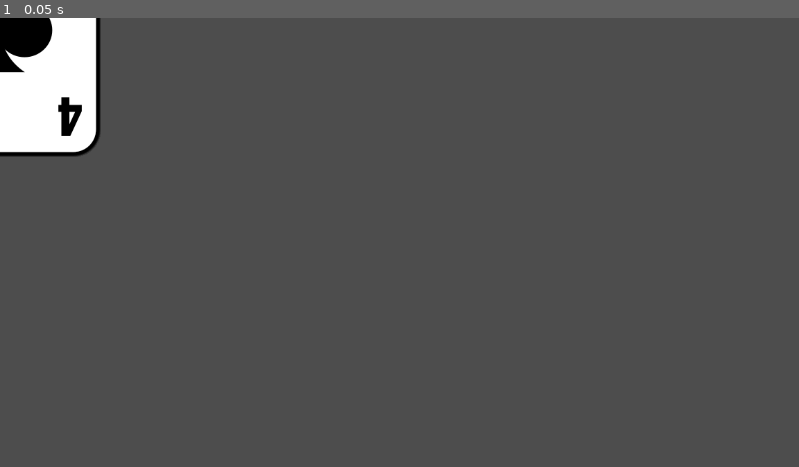
Above: before the commit, frame 1.
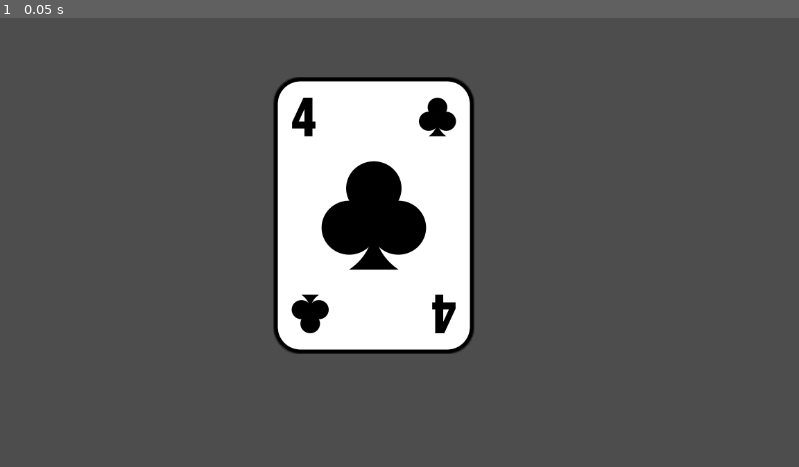
Above: after the commit, the same moment.

Repository: Wall-Dough/playing-card-engine
Game: Godot game, scene res://tableau.tscn
Same seed, same stepped clock (60 frames per second), same inputs: the game is played once before the commit and once after it.
Inputs:
- Up to frame 1 (0.05 s): no input

The runs differ from the first frame. In frame 1, 19% of the frame differs, in the area x 0-60%, y 0-75%.

Commit message:
Add card zone

Diff:
--- a/card.gd
+++ b/card.gd
@@ -16,6 +16,9 @@
     var image = Image.load_from_file("res://Neon Orbis Playing Cards/Cards/" + card_value + ".png")
     var texture = ImageTexture.create_from_image(image)
     self.texture = texture
+
+func snap_to_zone(zone):
+    self.position = Vector2(zone.position)
 
 func set_card_value(card_value):
     self.card_value = card_value
--- a/tableau.gd
+++ b/tableau.gd
@@ -21,6 +21,7 @@
         new_card.z_index = i + 1
         card_stack.push_back(new_card)
         add_child(new_card)
+        new_card.snap_to_zone($zone1)
     # Shuffle cards and reset z values
     card_stack.shuffle()
     for i in range(0, card_stack.size()):
--- a/tableau.tscn
+++ b/tableau.tscn
@@ -11,3 +11,8 @@
 visible = false
 texture = ExtResource("1_nhlh4")
 script = ExtResource("2_ldr64")
+
+[node name="zone1" type="Node2D" parent="."]
+position = Vector2(539, 285)
+metadata/change_face = true
+metadata/face_up = false
